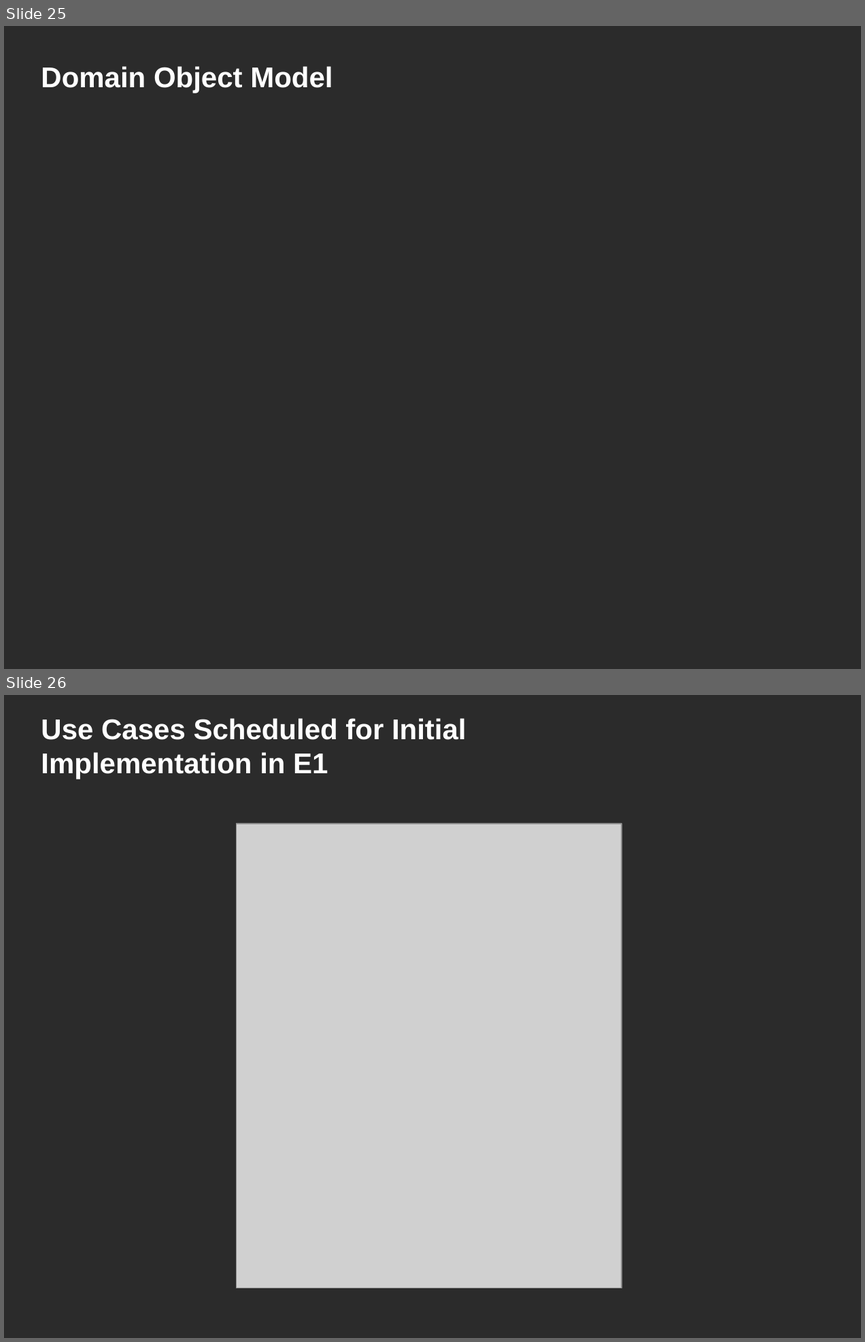
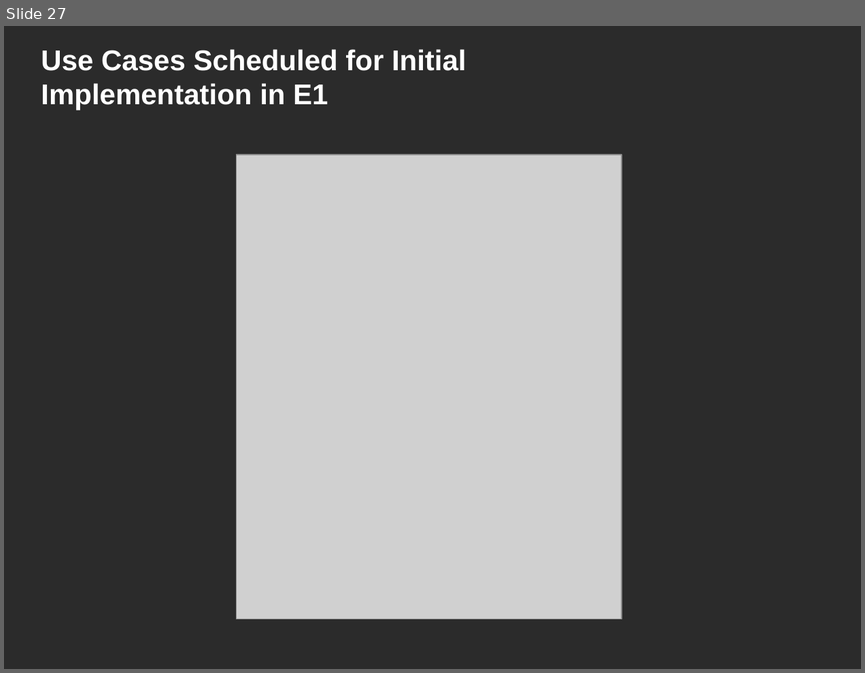
Before and after one commit to NCIP/caarray-docs, a slide deck: project_management/reports/inception_postmortem.ppt. Shown one above the other, each under a label of ours: slides 25 and 26 before the commit, slide 27 after it. The pictures are 865x1342 and 865x673 pixels, drawn with LibreOffice and Linux fonts; fonts in the diff are those of the drawing; grey boxes stand for pictures; background and template pictures are left out; a plain dark background stands for a picture behind light text. Boxes give left, top, right and bottom in pixels: in the first picture for what was removed or moved away, otherwise in the second. Text is boxed around its words. In the diff, an @@ line names an element or a change of style, - is before the commit and + after.

```diff
--- a/project_management/reports/inception_postmortem.ppt
+++ b/project_management/reports/inception_postmortem.ppt
@@ slide 25 removed at (x1=4, y1=26, x2=861, y2=669), background picture (left out) @@
@@ title removed at (x1=41, y1=66, x2=332, y2=93) @@
-Domain Object Model
@@ what was slide 26 is now slide 27 @@
```
Also in this commit, not shown: 2 slides added.
